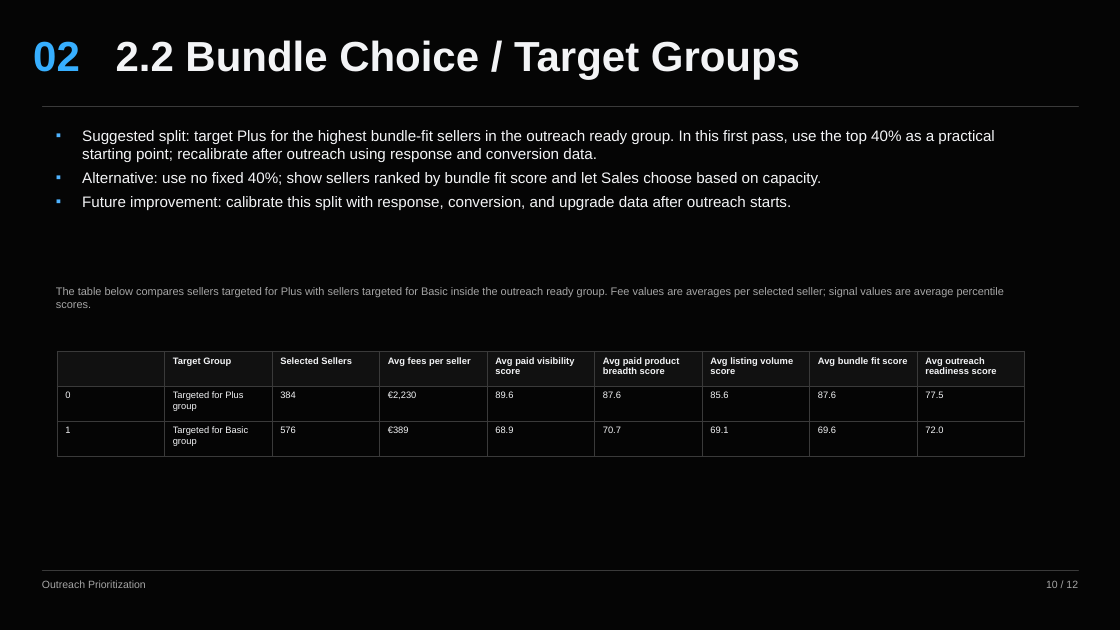
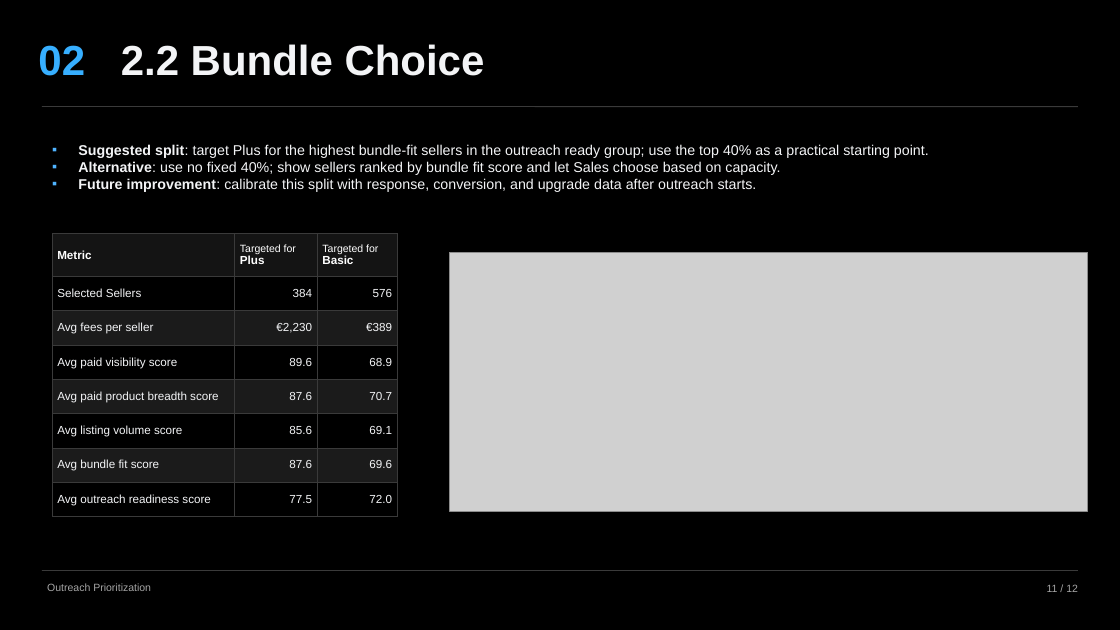
Before and after one commit to omer-t/marktplaats-assignment, a slide deck: slide 10 of deliverables/smb_bundles/smb_bundles_2_prioritize.pptx. Drawn at 1120x630 pixels with LibreOffice and Linux fonts; fonts in the diff are those of the drawing; grey boxes stand for pictures. Boxes give left, top, right and bottom in pixels: in the first picture for what was removed or moved away, otherwise in the second. Text is boxed around its words. In the diff, an @@ line names an element or a change of style, - is before the commit and + after.

Commit message:
Finalize SMB bundles deliverables

```diff
--- a/deliverables/smb_bundles/smb_bundles_2_prioritize.pptx
+++ b/deliverables/smb_bundles/smb_bundles_2_prioritize.pptx
@@ background #050505 to #000000 @@
@@ text "02": place and size @@
-text "02" at (33, 41, 80, 72)
+text "02" at (38, 45, 85, 76)
@@ text at (121, 44, 485, 76): text changed @@
-2.2 Bundle Choice / Target Groups
+2.2 Bundle Choice
@@ text "Suggested split: target Plus for ...": place and size @@
-text "Suggested split: target Plus for ..." at (82, 130, 994, 210)
+text "Suggested split: target Plus for ..." at (78, 144, 929, 192)
@@ text at (78, 144, 929, 158): text changed; size 13 to 12.2 pt @@
-▪ Suggested split: target Plus for the highest bundle-fit sellers in the outreach ready group. In this first pass, use the top 40% as a practical starting point; recalibrate after outreach using response and conversion data.
+▪ Suggested split: target Plus for the highest bundle-fit sellers in the outreach ready group; use the top 40% as a practical starting point.
@@ text at (78, 161, 780, 192): size 13 to 12.2 pt in "Alternative: use no fixed 40%; show sellers ...", "Future improvement: calibrate this split with response, ..."; bold on in "Alternative:", "Future improvement:"; less space between paragraphs @@
@@ table at (52, 234, 397, 517) @@
- | Target Group | Selected Sellers | Avg fees per seller | Avg paid visibility score | Avg paid product breadth score | Avg listing volume score | Avg bundle fit score | Avg outreach readiness score
-0 | Targeted for Plus group | 384 | €2,230 | 89.6 | 87.6 | 85.6 | 87.6 | 77.5
-1 | Targeted for Basic group | 576 | €389 | 68.9 | 70.7 | 69.1 | 69.6 | 72.0
+Metric | Targeted for Plus | Targeted for Basic
+Selected Sellers | 384 | 576
+Avg fees per seller | €2,230 | €389
+Avg paid visibility score | 89.6 | 68.9
+Avg paid product breadth score | 87.6 | 70.7
+Avg listing volume score | 85.6 | 69.1
+Avg bundle fit score | 87.6 | 69.6
+Avg outreach readiness score | 77.5 | 72.0
@@ table: place and size @@
-table at (57, 352, 1025, 455)
+table at (52, 234, 397, 517)
@@ picture added at (450, 253, 1088, 512) @@
@@ text removed at (56, 287, 1004, 308) @@
-The table below compares sellers targeted for Plus with sellers targeted for Basic inside the outreach ready group. Fee values are averages per selected seller; signal values are average percentile scores.
@@ text "Outreach Prioritization": place and size @@
-text "Outreach Prioritization" at (42, 580, 146, 588)
+text "Outreach Prioritization" at (47, 583, 151, 591)
@@ text "11 / 12" at (1047, 584, 1078, 592): vertical alignment top to middle @@
@@ text at (1047, 584, 1078, 592): text changed @@
-10 / 12
+11 / 12
```
Also in this commit, not shown: 8 other slides changed, 2 slides added, 3 slides removed, 10 other files.
